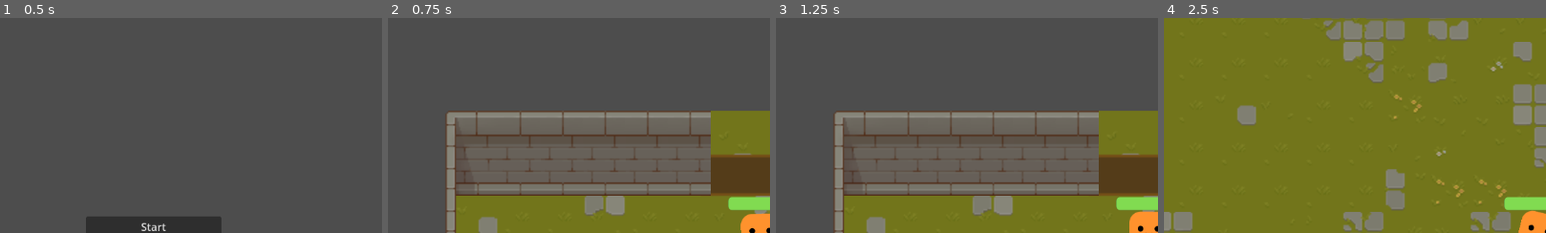
Above: before the commit, frames 1-4 (left to right).
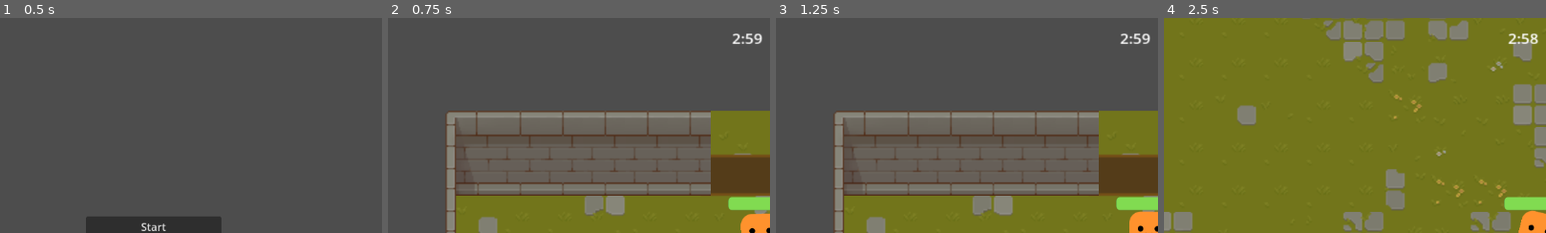
Above: after the commit, the same moments.

Repository: Filip22022/MazePrisoner
Game: Godot game, scene res://game.tscn
The game is run twice, just before and just after one commit, with the same random seed, the same clock (stepped at 60 frames per second) and the same inputs.
Inputs (mouse positions are % of the whole screen's width and height, from its top left):
- Up to frame 1 (0.5 s): no input
- Up to frame 2 (0.75 s): click "Start" at 0.5 s
- Up to frame 3 (1.25 s): no input
- Up to frame 4 (2.5 s): tap Enter at 1.25 s; move the mouse to (72, 45) at 1.27 s; hold D (move_right) 1.28-2.03 s; click (72, 45) at 1.35 s; move the mouse to (30, 55) at 2.02 s; hold S (move_down) from 2.03 s (still down); click (30, 55) at 2.1 s
The pictures show only the part of the screen within x 2-52%, y 0-50%; the shares and areas given below are measured in that part.

Frame 1 is identical in both runs. In frame 2, 0.2% of the frame differs, in the area x 90-98%, y 7-12%; in frame 3, 0.2%; in frame 4, 0.3%, in the area x 90-98%, y 7-13%.

Commit message:
create UIManager node and add game timer

Diff:
--- /dev/null
+++ b/UI/UIManager.gd
@@ -0,0 +1,9 @@
+class_name UIManager
+extends CanvasLayer
+
+var timer
+
+func start_game():
+	timer = load("res://UI/timer_hud.tscn").instantiate()
+	add_child(timer)
+	timer.start(3)
--- /dev/null
+++ b/UI/timer_hud.gd
@@ -0,0 +1,15 @@
+extends Control
+
+func _process(delta):
+	$TimerLabel.text = time_to_string($Timer.time_left)
+
+func start(time_minutes: float):
+	$Timer.start(time_minutes*60)
+
+func stop():
+	$Timer.stop()
+
+func time_to_string(time_in_seconds):
+	var seconds = int(time_in_seconds)%60
+	var minutes = (int(time_in_seconds) - seconds)/60
+	return str(minutes) + ":" + str(seconds)
--- /dev/null
+++ b/UI/timer_hud.tscn
@@ -0,0 +1,22 @@
+[gd_scene load_steps=2 format=3 uid="uid://b8xthppp1k7fo"]
+
+[ext_resource type="Script" path="res://UI/timer_hud.gd" id="1_3xqc7"]
+
+[node name="TimerHUD" type="Control"]
+layout_mode = 3
+anchors_preset = 15
+anchor_right = 1.0
+anchor_bottom = 1.0
+grow_horizontal = 2
+grow_vertical = 2
+script = ExtResource("1_3xqc7")
+
+[node name="TimerLabel" type="RichTextLabel" parent="."]
+layout_mode = 0
+offset_left = 536.0
+offset_top = 16.0
+offset_right = 672.0
+offset_bottom = 64.0
+scale = Vector2(1.44, 1.28)
+
+[node name="Timer" type="Timer" parent="."]
--- a/game.tscn
+++ b/game.tscn
@@ -1,9 +1,10 @@
-[gd_scene load_steps=5 format=3 uid="uid://bfupgidqu24r1"]
+[gd_scene load_steps=6 format=3 uid="uid://bfupgidqu24r1"]
 
 [ext_resource type="Script" path="res://game.gd" id="1_hxirs"]
 [ext_resource type="Script" path="res://scenes/SceneManager.gd" id="3_jjlmg"]
 [ext_resource type="PackedScene" uid="uid://bsq8kcfy5acg5" path="res://scenes/menus/start_menu.tscn" id="4_e1sqp"]
 [ext_resource type="Script" path="res://maze_generation/MazeGenerator.gd" id="4_kpke4"]
+[ext_resource type="Script" path="res://UI/UIManager.gd" id="5_p0hqd"]
 
 [node name="Game" type="Node2D"]
 y_sort_enabled = true
@@ -19,3 +20,8 @@
 [node name="MazeGenerator" type="TileMap" parent="SceneManager"]
 format = 2
 script = ExtResource("4_kpke4")
+
+[node name="UIManager" type="CanvasLayer" parent="."]
+script = ExtResource("5_p0hqd")
+
+[connection signal="start_game" from="SceneManager/StartMenu" to="UIManager" method="start_game"]
